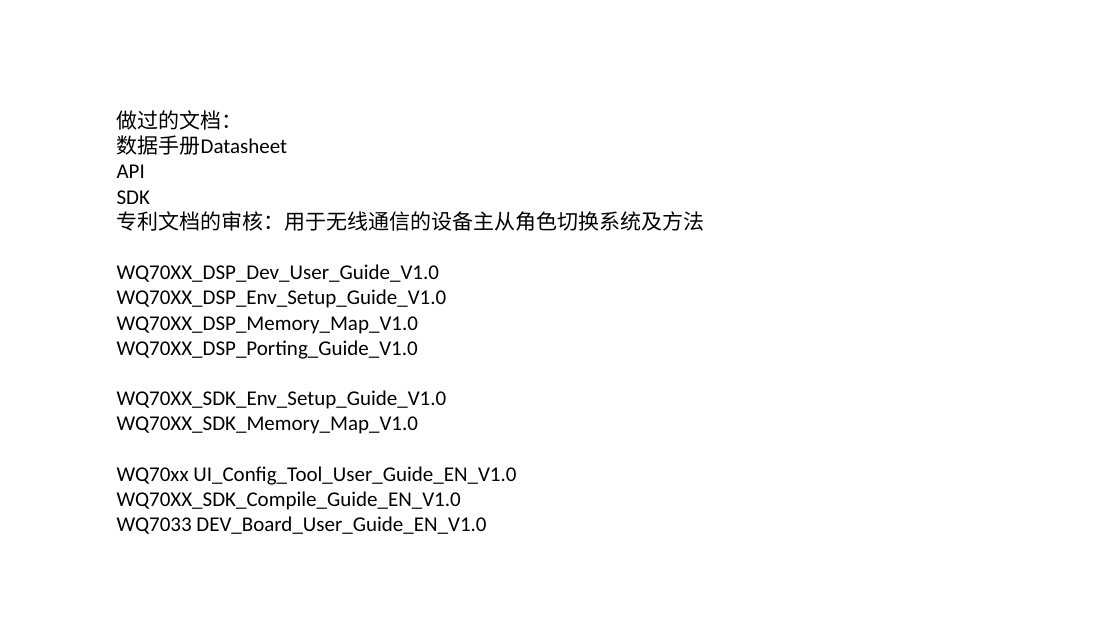
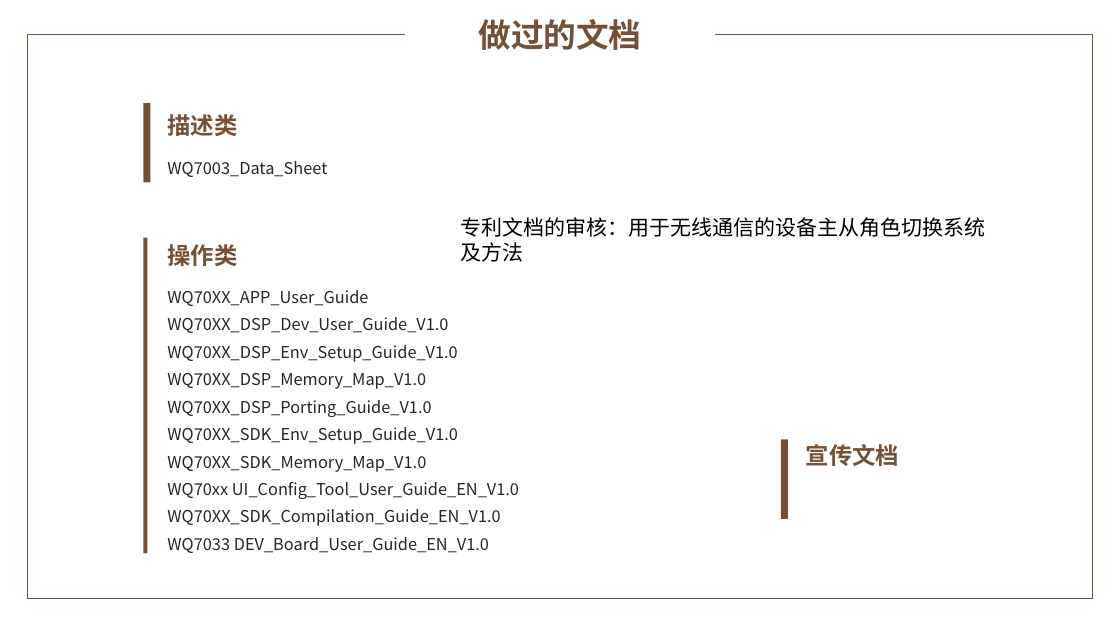
Before and after one commit to yaoyaodu/materials, a slide deck: slide 10 of docs/工具使用篇/绘图截图/PPT/1 素雅简约通用PPT模板.pptx (slide 7 before the commit). Drawn at 1120x630 pixels with LibreOffice and Linux fonts; fonts in the diff are those of the drawing; background and template pictures are left out. Boxes give left, top, right and bottom in pixels: in the first picture for what was removed or moved away, otherwise in the second. Text is boxed around its words. In the diff, an @@ line names an element or a change of style, - is before the commit and + after.

Commit message:
ppt

```diff
--- a/docs/工具使用篇/绘图截图/PPT/1 素雅简约通用PPT模板.pptx
+++ b/docs/工具使用篇/绘图截图/PPT/1 素雅简约通用PPT模板.pptx
@@ text added at (x1=478, y1=19, x2=641, y2=50), 28 pt, text #765036, bold @@
+做过的文档
@@ group added at (x1=27, y1=34, x2=1093, y2=599): 5 lines @@
@@ rectangle added at (x1=144, y1=103, x2=150, y2=183), fill #765036 @@
@@ text added at (x1=167, y1=114, x2=237, y2=136), 20 pt, text #765036, bold @@
+描述类
@@ text added at (x1=167, y1=161, x2=327, y2=177), 14 pt, text #262626 @@
+WQ7003_Data_Sheet
@@ rectangle added at (x1=144, y1=238, x2=148, y2=554), fill #765036 @@
@@ text added at (x1=461, y1=217, x2=986, y2=262), 18 pt, text #000000 @@
+专利文档的审核：用于无线通信的设备主从角色切换系统及方法
@@ text added at (x1=167, y1=244, x2=237, y2=266), 20 pt, text #765036, bold @@
+操作类
@@ text "WQ70XX_APP_User_Guide" moved from (x1=117, y1=110, x2=705, y2=534) to (x1=167, y1=290, x2=519, y2=553) @@
@@ text at (x1=167, y1=290, x2=368, y2=306): text changed; size 18 to 14 pt; font Calibri to Noto Sans CJK SC; text colour #000000 to #262626 @@
-做过的文档：
-数据手册Datasheet
-API
-SDK
-专利文档的审核：用于无线通信的设备主从角色切换系统及方法
+WQ70XX_APP_User_Guide
@@ text at (x1=167, y1=317, x2=519, y2=553): size 18 to 14 pt, font Calibri to Noto Sans CJK SC, text colour #000000 to #262626 in "WQ70XX_DSP_Dev_User_Guide_V1.0", "WQ70XX_DSP_Env_Setup_Guide_V1.0", "WQ70XX_DSP_Memory_Map_V1.0", "WQ70XX_DSP_Porting_Guide_V1.0" and 4 more places; line spacing 1 to 1.4 @@
@@ rectangle added at (x1=781, y1=439, x2=788, y2=519), fill #765036 @@
@@ text added at (x1=806, y1=444, x2=899, y2=466), 20 pt, text #765036, bold @@
+宣传文档
@@ text at (x1=167, y1=509, x2=500, y2=526): text changed; size 18 to 14 pt; font Calibri to Noto Sans CJK SC; text colour #000000 to #262626 @@
-WQ70XX_SDK_Compile_Guide_EN_V1.0
+WQ70XX_SDK_Compilation_Guide_EN_V1.0
```
Also in this commit, not shown: 16 other slides changed, 7 slides added, 10 slides removed, 6 other files.
